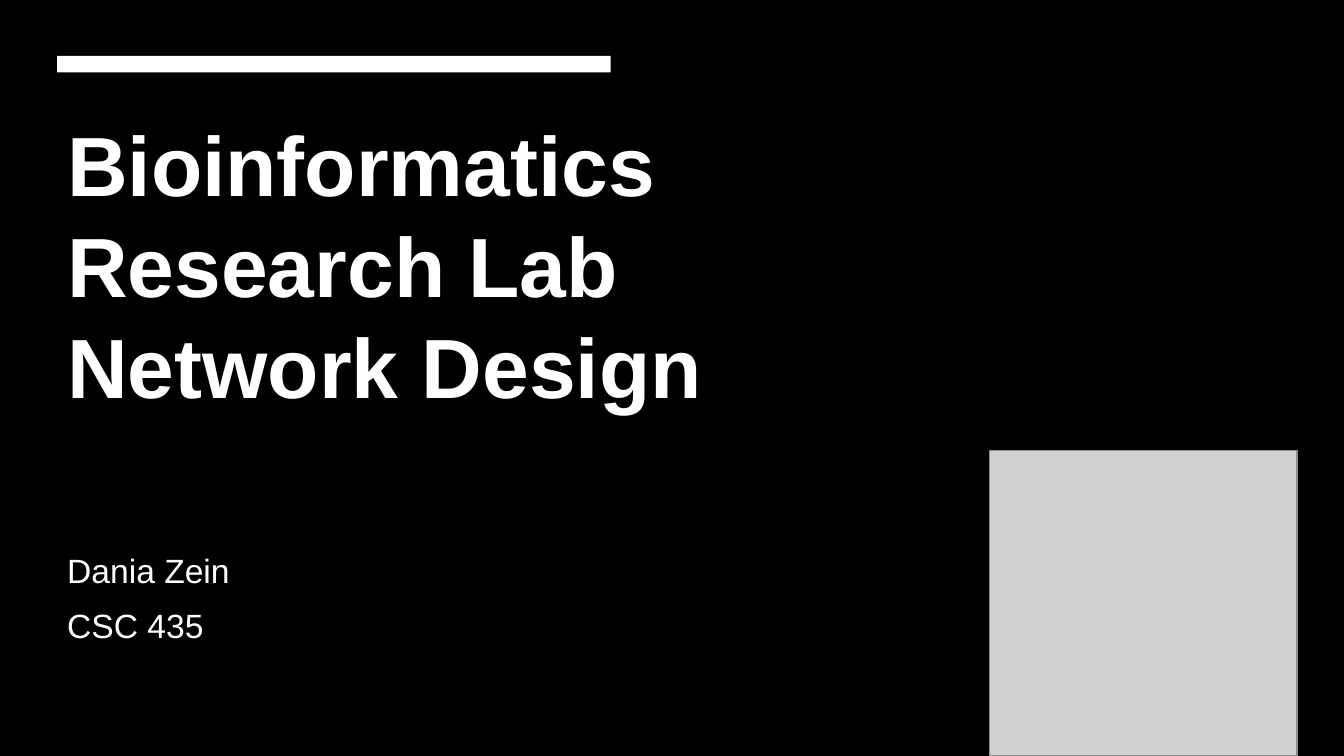
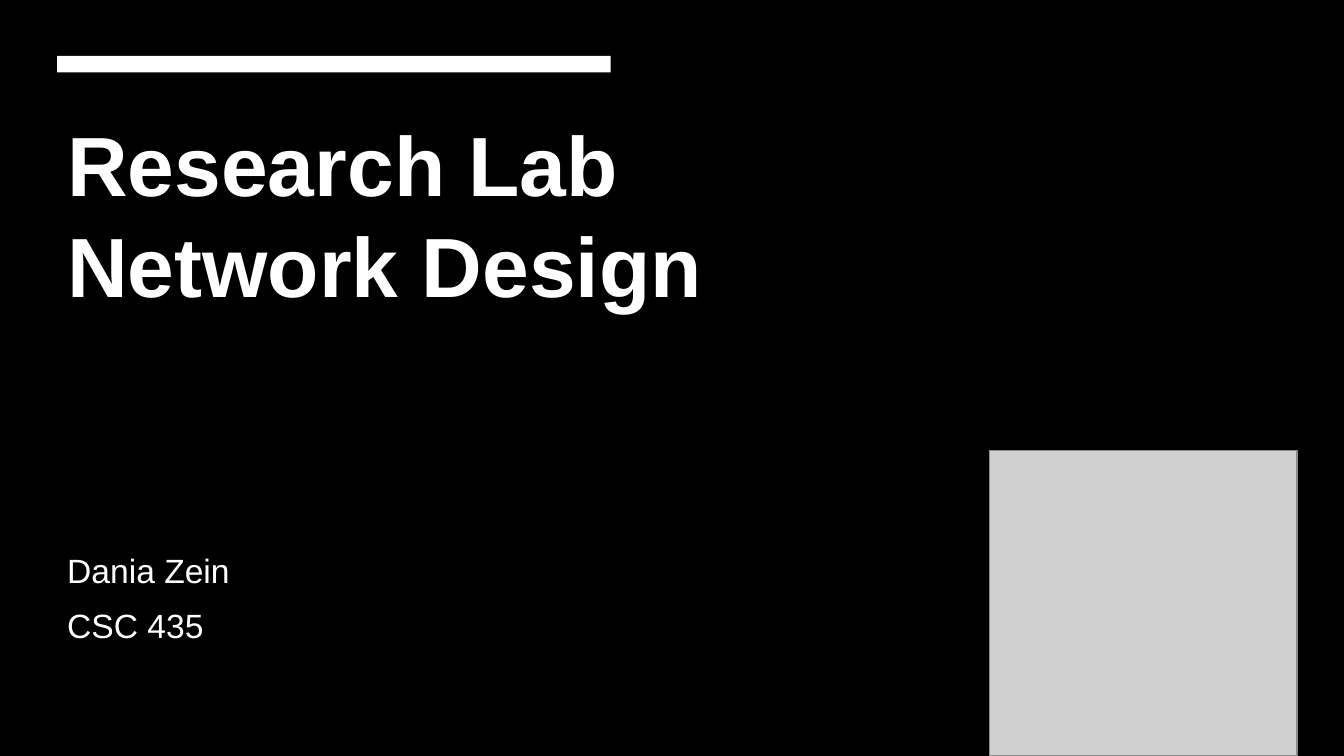
Before and after one commit to dmz4484/Bioinformatics-Research-Lab-Network-Design, a slide deck: slide 1 of CSC435_Final_Project_Presentation.pptx. Drawn at 1344x756 pixels with LibreOffice and Linux fonts; fonts in the diff are those of the drawing; grey boxes stand for pictures; background and template pictures are left out. Boxes give left, top, right and bottom in pixels: in the first picture for what was removed or moved away, otherwise in the second. Text is boxed around its words. In the diff, an @@ line names an element or a change of style, - is before the commit and + after.

```diff
--- a/CSC435_Final_Project_Presentation.pptx
+++ b/CSC435_Final_Project_Presentation.pptx
@@ title at (x1=67, y1=135, x2=702, y2=313): text changed @@
-Bioinformatics Research Lab
-Network Design
+Research Lab
+Network Design
```
Also in this commit, not shown: 1 other slide changed, 2 other files.
